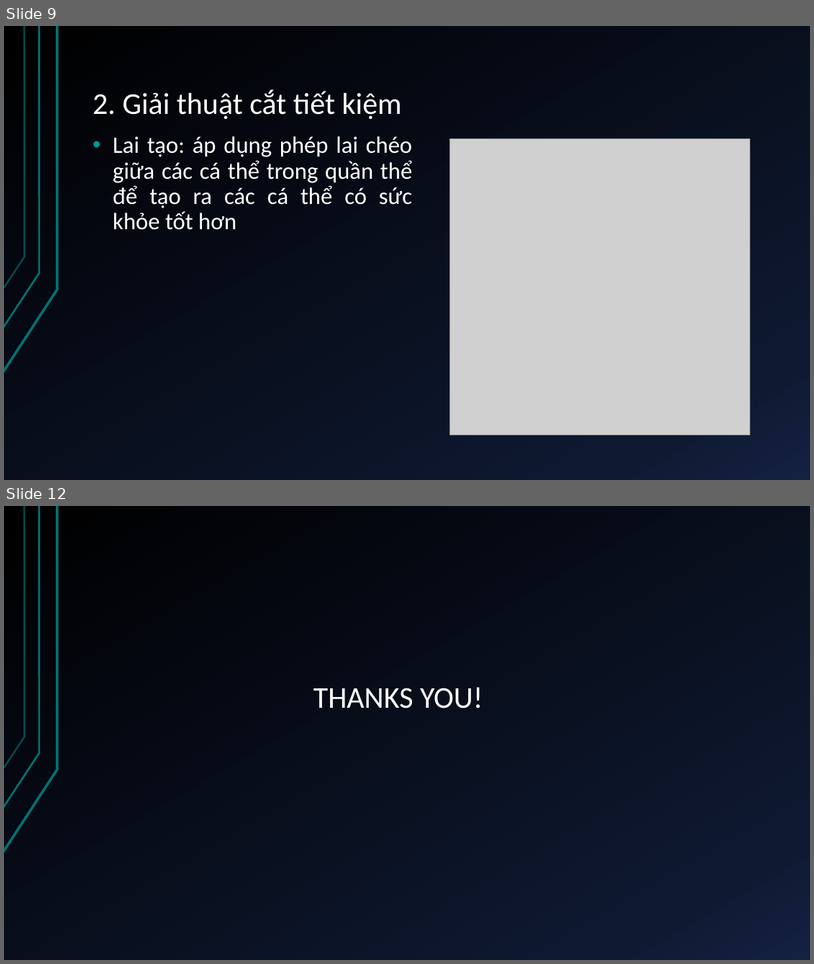
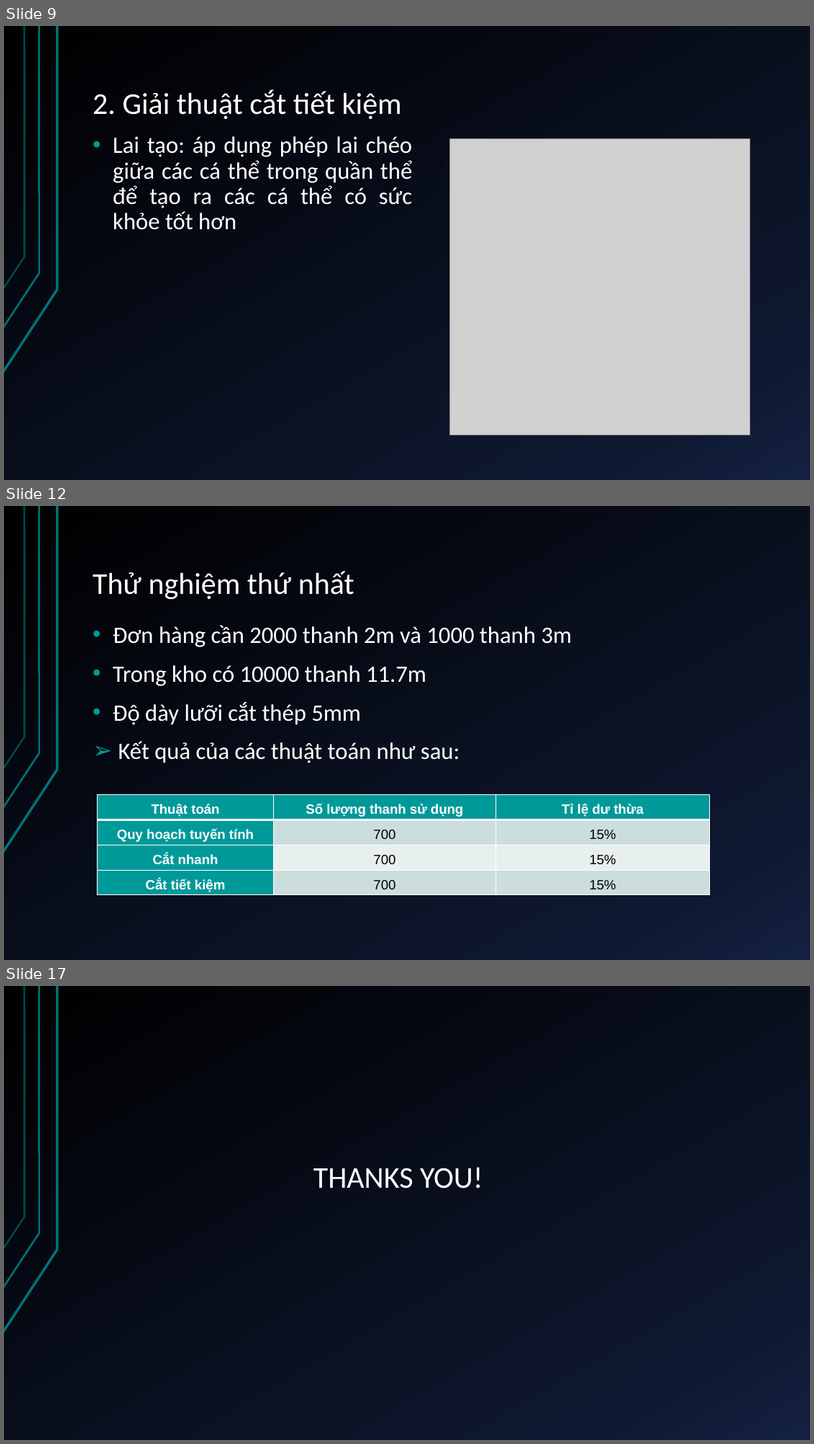
Before and after one commit to duykypaul/GeneticAlgorithmLearning, a slide deck: src/com/duykypaul/kltn/docs/TỰ ĐỘNG LẬP KẾ HOẠCH GIA CÔNG CẮT.pptx. Shown one above the other, each under a label of ours: slides 9 and 12 before the commit, slides 9, 12 and 17 after it; the slides between them are not shown. The pictures are 814x964 and 814x1444 pixels, drawn with LibreOffice and Linux fonts; fonts in the diff are those of the drawing; grey boxes stand for pictures. Boxes give left, top, right and bottom in pixels: in the first picture for what was removed or moved away, otherwise in the second. Text is boxed around its words. In the diff, an @@ line names an element or a change of style, - is before the commit and + after.

```diff
--- a/src/com/duykypaul/kltn/docs/TỰ ĐỘNG LẬP KẾ HOẠCH GIA CÔNG CẮT.pptx
+++ b/src/com/duykypaul/kltn/docs/TỰ ĐỘNG LẬP KẾ HOẠCH GIA CÔNG CẮT.pptx
@@ slide 12 added at (x1=4, y1=506, x2=810, y2=960), background gradient #000000 to #0F1931 to #142242; not listed: 3 template elements that a slide beside it also shows @@
@@ title added at (x1=93, y1=571, x2=355, y2=600), 36 pt, text #FFFFFF @@
+Thử nghiệm thứ nhất
@@ text added at (x1=113, y1=625, x2=572, y2=763), 28 pt, text #FFFFFF @@
+• Đơn hàng cần 2000 thanh 2m và 1000 thanh 3m
+• Trong kho có 10000 thanh 11.7m
+• Độ dày lưỡi cắt thép 5mm
+➢ Kết quả của các thuật toán như sau:
@@ table added at (x1=98, y1=795, x2=710, y2=895), 4 rows, 3 columns @@
+Thuật toán | Số lượng thanh sử dụng | Tỉ lệ dư thừa
+Quy hoạch tuyến tính | 700 | 15%
+Cắt nhanh | 700 | 15%
+Cắt tiết kiệm | 700 | 15%
@@ what was slide 12 is now slide 17 @@
```
Also in this commit, not shown: 5 slides changed, 4 other slides added, 1 other file.
